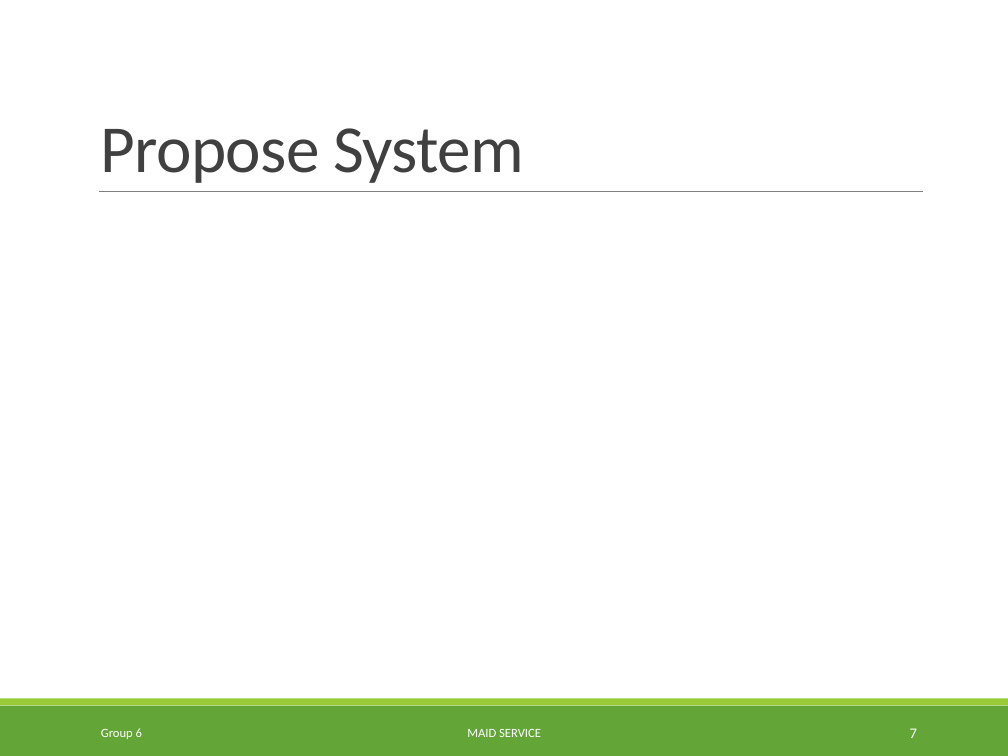
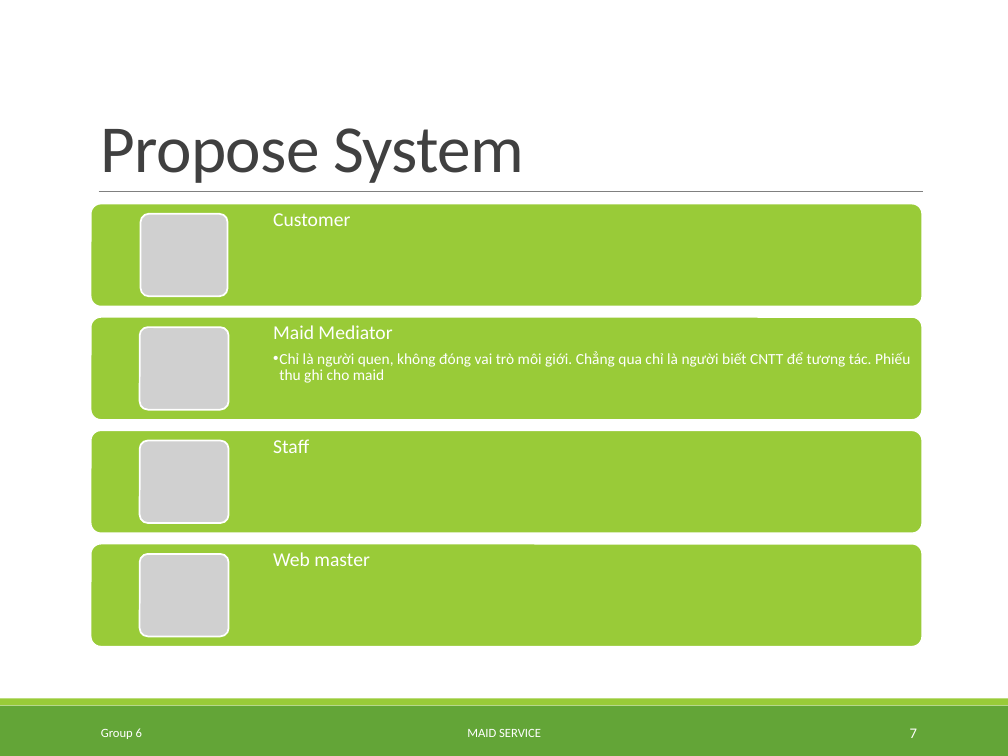
Before and after one commit to TuanBT/ms-website, a slide deck: slide 7 of Presentation/MS_Slide.pptx. Drawn at 1008x756 pixels with LibreOffice and Linux fonts; fonts in the diff are those of the drawing; grey boxes stand for pictures. Boxes give left, top, right and bottom in pixels: in the first picture for what was removed or moved away, otherwise in the second. Text is boxed around its words. In the diff, an @@ line names an element or a change of style, - is before the commit and + after.

```diff
--- a/Presentation/MS_Slide.pptx
+++ b/Presentation/MS_Slide.pptx
@@ group added at [91, 204, 922, 646]: 4 rounded rectangles, 4 texts, 4 pictures @@
+Customer
+Maid Mediator
+  •• Chỉ là người quen, không đóng vai trò môi giới. Chẳng qua chỉ là người biết CNTT để tương tác. Phiếu thu ghi cho maid
+Staff
+Web master
```
Also in this commit, not shown: 4 other slides changed, 4 other files.
